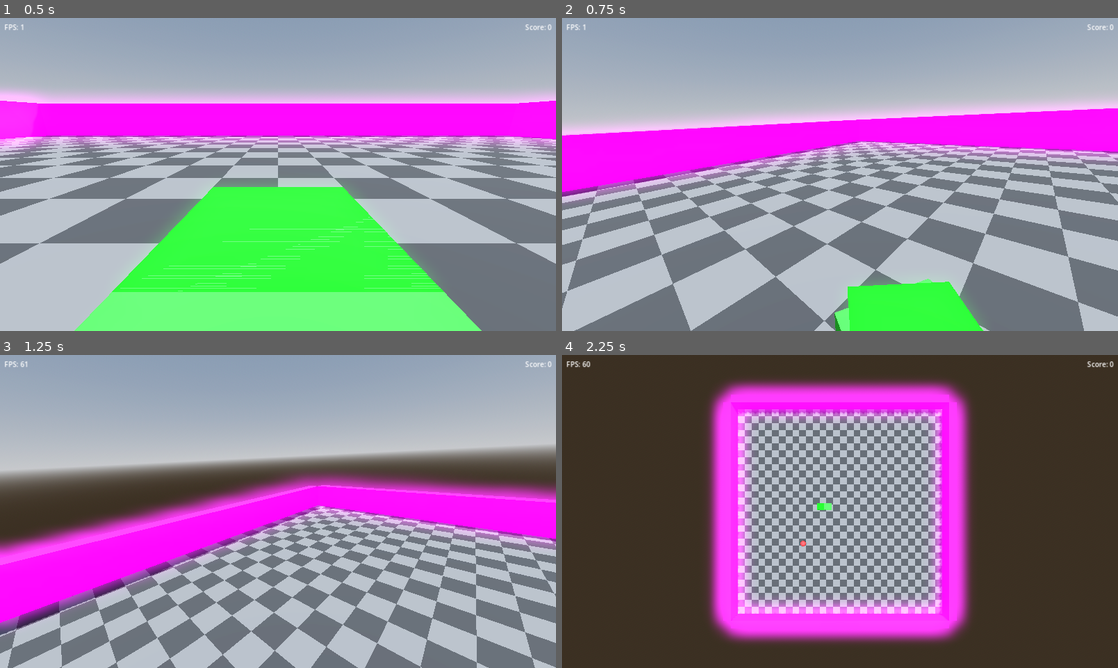
Above: before the commit, frames 1-4 (two rows, left to right).
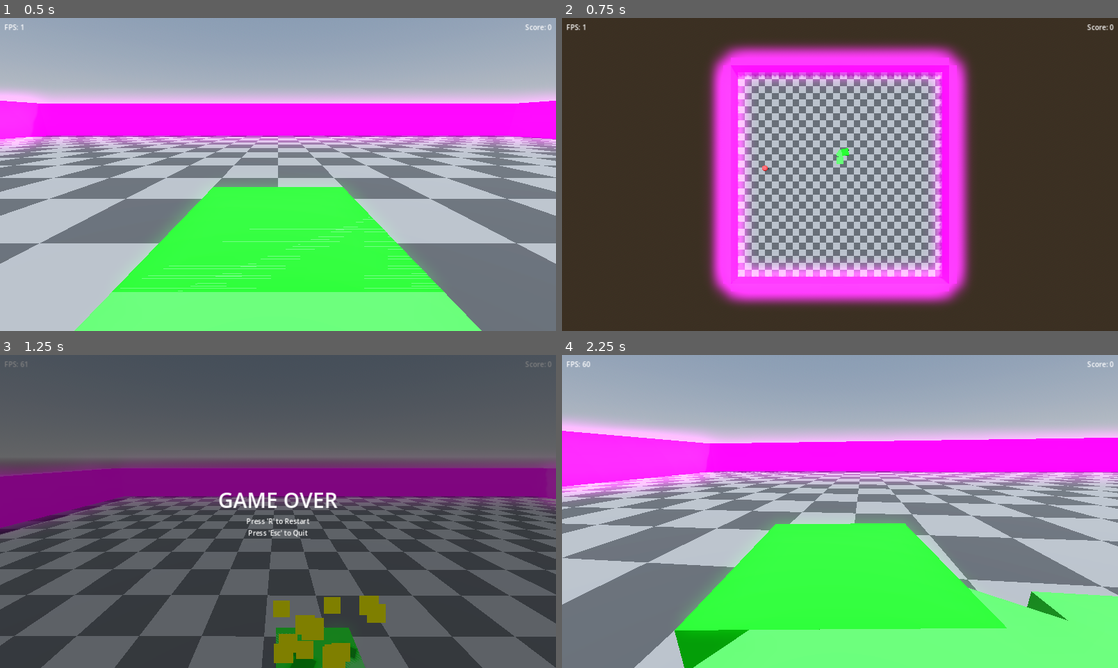
Above: after the commit, the same moments.

Repository: gundalow/snake
Game: Godot game, scene res://scenes/main/main.tscn
The game is run twice, just before and just after one commit, with the same random seed, the same clock (stepped at 60 frames per second) and the same inputs.
Inputs:
- Up to frame 1 (0.5 s): no input
- Up to frame 2 (0.75 s): hold D (turn_right) from 0.53 s (still down); hold C (toggle_camera) from 0.53 s (still down)
- Up to frame 3 (1.25 s): keep holding D (turn_right); keep holding C (toggle_camera)
- Up to frame 4 (2.25 s): tap R (restart) at 1.25 s; release D (turn_right) at 1.28 s; release C (toggle_camera) at 1.28 s; hold A (turn_left) 1.28-2.03 s; tap C (toggle_camera) at 1.35 s; hold D (turn_right) from 2.03 s (still down); hold C (toggle_camera) from 2.03 s (still down)

Frame 1 is identical in both runs. In frame 2, 93% of the frame differs, in the area x 0-100%, y 0-100%; in frame 3, 92%; in frame 4, 97%.

Commit message:
Finalize Snake 3D milestones and address potential bugs.
- Implemented Milestone 4: Added DazedParticles.tscn and updated HUD with a GameOverPanel.
- Updated SnakeHead.gd to trigger Game Over UI and particles on death.
- Updated Milestone 5: Enhanced validate.py to check for new scenes and HUD elements.
- Fixed Fruit spawning bug: Added overlapping check in FruitSpawner.gd.
- Fixed Camera clipping: Added StaticBody3D collisions to Floor and Walls in main.tscn.
- Improved turning responsiveness: Increased turn_interpolation_speed.
- Improved start-up safety: Increased invulnerability_timer.
- Updated PROJECT_PLAN.md: Marked all milestones as complete, added "Future Enhancements", and documented bug fixes.

Co-authored-by: gundalow <940557+gundalow@users.noreply.github.com>

Diff:
--- /dev/null
+++ b/scenes/main/DazedParticles.tscn
@@ -0,0 +1,34 @@
+[gd_scene load_steps=5 format=3 uid="uid://b2k8v8l8j8x7y"]
+
+[sub_resource type="ParticleProcessMaterial" id="ParticleProcessMaterial_dazed"]
+emission_shape = 1
+emission_sphere_radius = 0.2
+direction = Vector3(0, 1, 0)
+spread = 180.0
+initial_velocity_min = 2.0
+initial_velocity_max = 4.0
+gravity = Vector3(0, -2, 0)
+scale_min = 0.1
+scale_max = 0.3
+color = Color(1, 1, 0, 1)
+
+[sub_resource type="StandardMaterial3D" id="StandardMaterial3D_star"]
+shading_mode = 0
+albedo_color = Color(1, 1, 0, 1)
+billboard_mode = 3
+particles_anim_h_frames = 1
+particles_anim_v_frames = 1
+particles_anim_loop = false
+
+[sub_resource type="QuadMesh" id="QuadMesh_star"]
+material = SubResource("StandardMaterial3D_star")
+size = Vector2(0.2, 0.2)
+
+[node name="DazedParticles" type="GPUParticles3D"]
+emitting = false
+amount = 12
+lifetime = 0.5
+one_shot = true
+explosiveness = 0.8
+process_material = SubResource("ParticleProcessMaterial_dazed")
+draw_pass_1 = SubResource("QuadMesh_star")
--- a/scenes/main/main.tscn
+++ b/scenes/main/main.tscn
@@ -50,6 +50,9 @@
 [sub_resource type="BoxShape3D" id="BoxShape_wall_collision"]
 size = Vector3(1, 2, 30)
 
+[sub_resource type="BoxShape3D" id="BoxShape_floor_collision"]
+size = Vector3(30, 0.1, 30)
+
 [node name="Main" type="Node3D"]
 
 [node name="WorldEnvironment" type="WorldEnvironment" parent="."]
@@ -63,6 +66,10 @@
 
 [node name="MeshInstance3D" type="MeshInstance3D" parent="Floor"]
 mesh = SubResource("PlaneMesh_1")
+
+[node name="CollisionShape3D" type="CollisionShape3D" parent="Floor"]
+transform = Transform3D(1, 0, 0, 0, 1, 0, 0, 0, 1, 0, -0.05, 0)
+shape = SubResource("BoxShape_floor_collision")
 
 [node name="SnakeHead" parent="." instance=ExtResource("1_snake_head")]
 
@@ -92,6 +99,12 @@
 transform = Transform3D(-4.37114e-08, 0, -1, 0, 1, 0, 1, 0, -4.37114e-08, 0, 0, 0)
 mesh = SubResource("BoxMesh_wall")
 
+[node name="StaticBody3D" type="StaticBody3D" parent="Walls/Wall_North"]
+
+[node name="CollisionShape3D2" type="CollisionShape3D" parent="Walls/Wall_North/StaticBody3D"]
+transform = Transform3D(-4.37114e-08, 0, -1, 0, 1, 0, 1, 0, -4.37114e-08, 0, 0, 0)
+shape = SubResource("BoxShape_wall_collision")
+
 [node name="Wall_South" type="Area3D" parent="Walls" groups=["walls"]]
 transform = Transform3D(1, 0, 0, 0, 1, 0, 0, 0, 1, 0, 1, 15.5)
 
@@ -103,6 +116,12 @@
 transform = Transform3D(-4.37114e-08, 0, -1, 0, 1, 0, 1, 0, -4.37114e-08, 0, 0, 0)
 mesh = SubResource("BoxMesh_wall")
 
+[node name="StaticBody3D" type="StaticBody3D" parent="Walls/Wall_South"]
+
+[node name="CollisionShape3D2" type="CollisionShape3D" parent="Walls/Wall_South/StaticBody3D"]
+transform = Transform3D(-4.37114e-08, 0, -1, 0, 1, 0, 1, 0, -4.37114e-08, 0, 0, 0)
+shape = SubResource("BoxShape_wall_collision")
+
 [node name="Wall_West" type="Area3D" parent="Walls" groups=["walls"]]
 transform = Transform3D(1, 0, 0, 0, 1, 0, 0, 0, 1, -15.5, 1, 0)
 
@@ -112,6 +131,11 @@
 [node name="MeshInstance3D" type="MeshInstance3D" parent="Walls/Wall_West"]
 mesh = SubResource("BoxMesh_wall")
 
+[node name="StaticBody3D" type="StaticBody3D" parent="Walls/Wall_West"]
+
+[node name="CollisionShape3D2" type="CollisionShape3D" parent="Walls/Wall_West/StaticBody3D"]
+shape = SubResource("BoxShape_wall_collision")
+
 [node name="Wall_East" type="Area3D" parent="Walls" groups=["walls"]]
 transform = Transform3D(1, 0, 0, 0, 1, 0, 0, 0, 1, 15.5, 1, 0)
 
@@ -120,3 +144,8 @@
 
 [node name="MeshInstance3D" type="MeshInstance3D" parent="Walls/Wall_East"]
 mesh = SubResource("BoxMesh_wall")
+
+[node name="StaticBody3D" type="StaticBody3D" parent="Walls/Wall_East"]
+
+[node name="CollisionShape3D2" type="CollisionShape3D" parent="Walls/Wall_East/StaticBody3D"]
+shape = SubResource("BoxShape_wall_collision")
--- a/scenes/ui/hud.tscn
+++ b/scenes/ui/hud.tscn
@@ -23,3 +23,52 @@
 grow_horizontal = 0
 text = "Score: 0"
 horizontal_alignment = 2
+
+[node name="GameOverPanel" type="Control" parent="."]
+visible = false
+layout_mode = 3
+anchors_preset = 15
+anchor_right = 1.0
+anchor_bottom = 1.0
+grow_horizontal = 2
+grow_vertical = 2
+
+[node name="ColorRect" type="ColorRect" parent="GameOverPanel"]
+layout_mode = 1
+anchors_preset = 15
+anchor_right = 1.0
+anchor_bottom = 1.0
+grow_horizontal = 2
+grow_vertical = 2
+color = Color(0, 0, 0, 0.501961)
+
+[node name="VBoxContainer" type="VBoxContainer" parent="GameOverPanel"]
+layout_mode = 1
+anchors_preset = 8
+anchor_left = 0.5
+anchor_top = 0.5
+anchor_right = 0.5
+anchor_bottom = 0.5
+offset_left = -100.0
+offset_top = -50.0
+offset_right = 100.0
+offset_bottom = 50.0
+grow_horizontal = 2
+grow_vertical = 2
+alignment = 1
+
+[node name="GameOverLabel" type="Label" parent="GameOverPanel/VBoxContainer"]
+layout_mode = 2
+theme_override_font_sizes/font_size = 48
+text = "GAME OVER"
+horizontal_alignment = 1
+
+[node name="RestartLabel" type="Label" parent="GameOverPanel/VBoxContainer"]
+layout_mode = 2
+text = "Press 'R' to Restart"
+horizontal_alignment = 1
+
+[node name="QuitLabel" type="Label" parent="GameOverPanel/VBoxContainer"]
+layout_mode = 2
+text = "Press 'Esc' to Quit"
+horizontal_alignment = 1
--- a/scripts/core/FruitSpawner.gd
+++ b/scripts/core/FruitSpawner.gd
@@ -20,8 +20,20 @@
 	# Random position on XZ plane
 	var x = randf_range(-board_size / 2.0, board_size / 2.0)
 	var z = randf_range(-board_size / 2.0, board_size / 2.0)
+	var spawn_pos = Vector3(x, 0.5, z)
 
+	# Basic check for existing snake segments or fruits at this position
+	# In a real Godot project, we might use PhysicsDirectSpaceState3D.intersect_ray
+	# or similar, but since we're Area3D-based, we'll instantiate and check for overlapping
 	var fruit = fruit_scene.instantiate()
 	add_child.call_deferred(fruit)
-	# Wait for the next frame to ensure it's in the tree before setting global_position
-	(func(): fruit.global_position = Vector3(x, 0.5, z)).call_deferred()
+
+	(func():
+		fruit.global_position = spawn_pos
+		# Give physics engine one frame to update overlapping areas
+		await get_tree().process_frame
+		if fruit.has_method("get_overlapping_areas"):
+			if fruit.get_overlapping_areas().size() > 0:
+				# Spawned inside something, try again next time
+				fruit.queue_free()
+	).call_deferred()
--- a/scripts/core/SnakeHead.gd
+++ b/scripts/core/SnakeHead.gd
@@ -1,14 +1,14 @@
 extends Node3D
 
 @export var move_speed: float = 5.0
-@export var turn_interpolation_speed: float = 10.0 # 0.1s target
+@export var turn_interpolation_speed: float = 12.0 # Slightly faster than 0.1s target
 
 var current_direction: Vector3 = Vector3.FORWARD
 var next_direction: Vector3 = Vector3.FORWARD
 var target_rotation_y: float = 0.0
 var camera_tilt: float = 0.0
 var is_alive: bool = true
-var invulnerability_timer: float = 0.5 # Give segments time to spread
+var invulnerability_timer: float = 1.0 # Give segments time to spread
 var score: int = 0
 
 # --- Position History & Body Segments ---
@@ -17,6 +17,7 @@
 var segments: Array[Node3D] = []
 var distance_traveled: float = 0.0
 @export var segment_scene: PackedScene = preload("res://scenes/main/SnakeSegment.tscn")
+@export var dazed_particles_scene: PackedScene = preload("res://scenes/main/DazedParticles.tscn")
 # ----------------------------------------
 
 # Using an enum or constants for directions to prevent 180-degree turns
@@ -129,6 +130,11 @@
 	if not is_alive: return
 	is_alive = false
 
+	# Show Game Over UI
+	var game_over_panel = get_node_or_null("/root/Main/HUD/GameOverPanel")
+	if game_over_panel:
+		game_over_panel.visible = true
+
 	# Rider Thrown Effect
 	var cam = rider_cam
 	var old_transform = cam.global_transform
@@ -164,22 +170,13 @@
 	cam.make_current()
 
 	# Dazed effect for the head
-	var stars = Node3D.new()
-	add_child.call_deferred(stars)
-	(func():
-		stars.position = Vector3(0, 1.5, 0)
-		# Simple spinning stars using Sprite3D (placeholders for particles)
-		for i in range(2):
-			var star = Sprite3D.new()
-			star.billboard = BaseMaterial3D.BILLBOARD_ENABLED
-			star.modulate = Color(1, 1, 0, 1) # Yellow
-			stars.add_child(star)
-			star.position = Vector3(cos(i * PI), 0, sin(i * PI)) * 0.5
-
-		var tween = create_tween()
-		tween.set_loops()
-		tween.tween_property(stars, "rotation:y", PI * 2.0, 1.0).as_relative()
-	).call_deferred()
+	if dazed_particles_scene:
+		var p = dazed_particles_scene.instantiate()
+		add_child.call_deferred(p)
+		(func():
+			p.position = Vector3(0, 1.0, 0)
+			p.emitting = true
+		).call_deferred()
 
 	print("Snake Died!")
 
Not shown, changed: PROJECT_PLAN.md
Not shown, changed: validate.py
